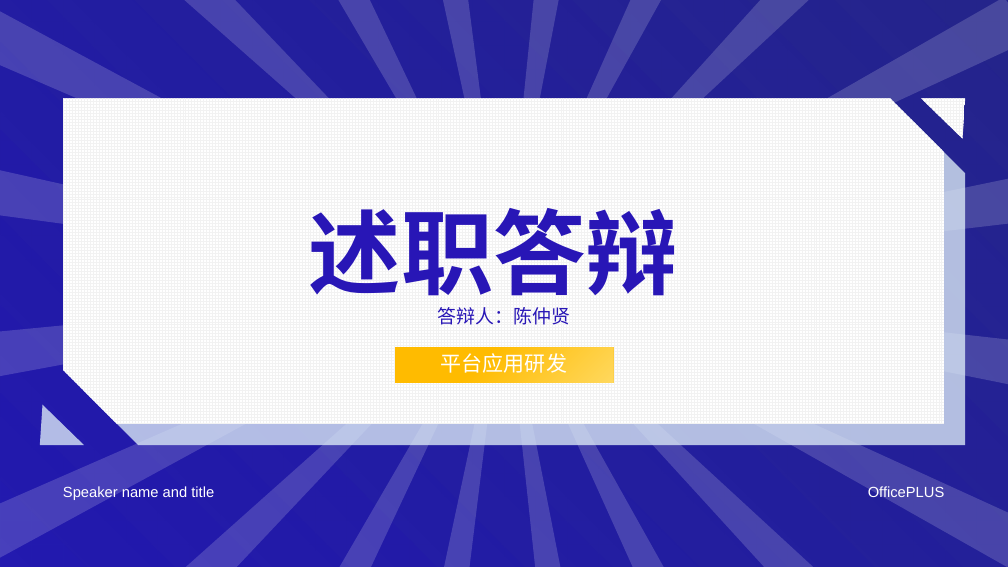
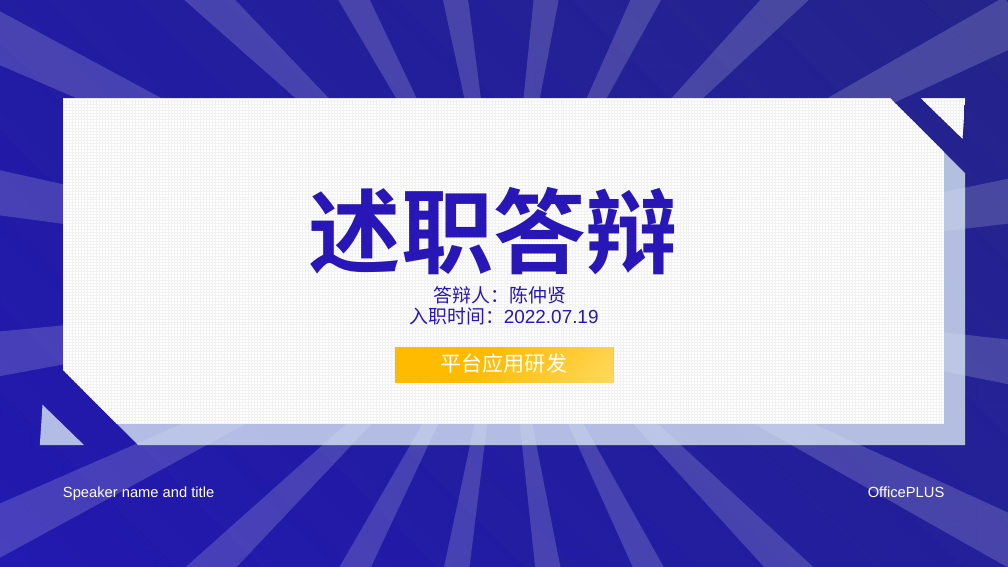
Before and after one commit to czx-dev/note, a slide deck: slide 1 of 陈仲贤述职答辩.pptx. Drawn at 1008x567 pixels with LibreOffice and Linux fonts; fonts in the diff are those of the drawing. Boxes give left, top, right and bottom in pixels: in the first picture for what was removed or moved away, otherwise in the second. Text is boxed around its words. In the diff, an @@ line names an element or a change of style, - is before the commit and + after.

Commit message:
答辩

```diff
--- a/陈仲贤述职答辩.pptx
+++ b/陈仲贤述职答辩.pptx
@@ title at (309, 187, 679, 325): text changed @@
-述职答辩
-答辩人：陈仲贤
+述职答辩
+答辩人：陈仲贤
+入职时间：2022.07.19
```
Also in this commit, not shown: 5 other slides changed, 7 slides added, 3 slides removed.
